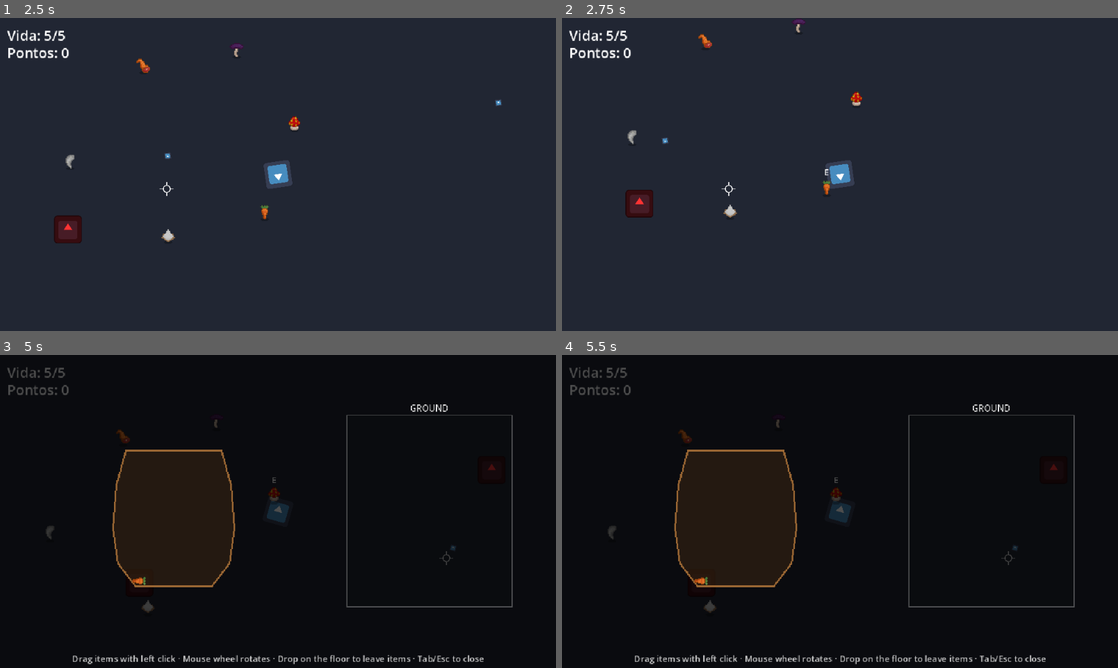
Above: before the commit, frames 1-4 (two rows, left to right).
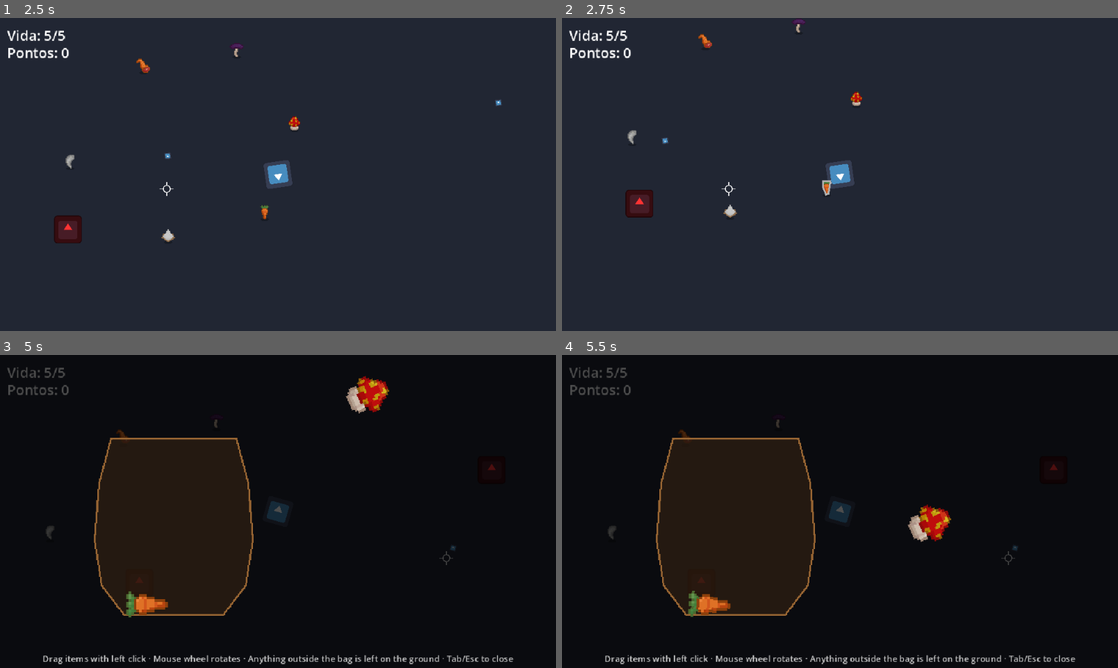
Above: after the commit, the same moments.

Repository: JvCodes76/Gamejam-
Game: Godot game, scene res://ui/main_menu.tscn
The game is run twice, just before and just after one commit, with the same random seed, the same clock (stepped at 60 frames per second) and the same inputs. The engine's default icon, where the game draws it, is replaced by a stand-in: a white triangle on a blue panel in a dark square.
Inputs (mouse positions are in pixels of both pictures, inside the frame that each line leads up to):
- Up to frame 1 (2.5 s): click "Jogar" at 0.5 s; move the mouse to (400, 158) at 1.27 s; hold D (move_right) 1.28-2.03 s; hold E (interact) 1.28-2.03 s; click (400, 158) at 1.42 s; move the mouse to (166, 190) at 2.02 s; hold S (move_down) from 2.03 s (still down); click (166, 190) at 2.1 s
- Up to frame 2 (2.75 s): keep holding S (move_down)
- Up to frame 3 (5 s): move the mouse to (333, 442) at 2.77 s; release S (move_down) at 2.78 s; hold D (move_right) 2.78-3.53 s; hold E (interact) 2.78-3.53 s; click (333, 442) at 2.92 s; move the mouse to (250, 574) at 3.52 s; hold W (move_up) 3.53-4.28 s; click (250, 574) at 3.6 s; move the mouse to (444, 558) at 4.27 s; hold A (move_left) from 4.28 s (still down); hold E (interact) from 4.28 s (still down); click (444, 558) at 4.42 s; tap Tab (inventory) at 4.9 s
- Up to frame 4 (5.5 s): keep holding A (move_left); move the mouse to (673, 464) at 5.02 s; release E (interact) at 5.03 s; click (673, 464) at 5.1 s

Frame 1 is identical in both runs. In frame 2, less than 0.1% of the frame differs, in the area x 46-49%, y 48-57%; in frame 3, 8.6%, in the area x 7-93%, y 6-99%; in frame 4, 8.6%.

Commit message:
Refinamento no sistema de inventário

Diff:
--- a/gamejam+/autoloads/item_manager.gd
+++ b/gamejam+/autoloads/item_manager.gd
@@ -21,6 +21,8 @@
 var inventory_open: bool = false
 var shrink_upgrade_active: bool = false
 var shrink_scale: float = 0.6
+# Escala base dos sprites na tela de inventário (16 px -> 48 px)
+var base_item_scale: float = 3.0
 
 
 func _ready() -> void:
@@ -103,7 +105,7 @@
 
 # Escala atual dos itens (reduzida se o upgrade estiver ativo)
 func current_item_scale() -> float:
-	return shrink_scale if shrink_upgrade_active else 1.0
+	return base_item_scale * (shrink_scale if shrink_upgrade_active else 1.0)
 
 
 # Guarda o item na bolsa se couber facilmente
--- a/gamejam+/inventory/bag.gd
+++ b/gamejam+/inventory/bag.gd
@@ -102,7 +102,7 @@
 	if item.is_scaling:
 		return
 	if to_local(item.global_position).y < BagLayout.MOUTH_RECT.position.y:
-		item.apply_item_scale(1.0, shrink_tween_time)
+		item.apply_item_scale(ItemManager.base_item_scale, shrink_tween_time)
 
 func _on_inside_entered(body: Node2D) -> void:
 	if body is PhysicalItem:
@@ -113,7 +113,7 @@
 		item_left_bag.emit(body as PhysicalItem)
 
 # Instancia um item como filho da bolsa
-func spawn_item(data: ItemData, local_position: Vector2, item_rotation: float = 0.0, item_scale: float = 1.0) -> PhysicalItem:
+func spawn_item(data: ItemData, local_position: Vector2, item_rotation: float = 0.0, item_scale: float = 3.0) -> PhysicalItem:
 	var item: PhysicalItem = item_scene.instantiate() as PhysicalItem
 	item.position = local_position
 	item.rotation = item_rotation
--- a/gamejam+/inventory/bag_layout.gd
+++ b/gamejam+/inventory/bag_layout.gd
@@ -1,14 +1,15 @@
 class_name BagLayout
 extends RefCounted
 
+# Bolsa 1.3x maior (area ~1.7x) para acomodar itens 3x (48 px); boca 92 px
 # Coordenadas locais da bolsa: origem no centro, y para baixo
 const INTERIOR: PackedVector2Array = [
-	Vector2(-55, -80), Vector2(55, -80),
-	Vector2(66, -40), Vector2(70, 10),
-	Vector2(64, 50), Vector2(44, 76),
-	Vector2(-44, 76), Vector2(-64, 50),
-	Vector2(-70, 10), Vector2(-66, -40),
+	Vector2(-72, -104), Vector2(72, -104),
+	Vector2(86, -52), Vector2(91, 13),
+	Vector2(83, 65), Vector2(57, 99),
+	Vector2(-57, 99), Vector2(-83, 65),
+	Vector2(-91, 13), Vector2(-86, -52),
 ]
 # Boca da bolsa no topo
-const MOUTH_RECT: Rect2 = Rect2(-35, -92, 70, 12)
-const WALL_THICKNESS: float = 8.0
+const MOUTH_RECT: Rect2 = Rect2(-46, -120, 92, 16)
+const WALL_THICKNESS: float = 16.0
--- a/gamejam+/inventory/ground_item.gd
+++ b/gamejam+/inventory/ground_item.gd
@@ -3,23 +3,24 @@
 
 @export var bob_height: float = 2.0
 @export var bob_time: float = 0.8
+@export var outline_width_px: float = 2.0
 
 var entry: Dictionary = {}
 
+var _outlines: Array[Line2D] = []
+
 @onready var _sprite: Sprite2D = $Sprite2D
-@onready var _label: Label = $PromptLabel
 
 
 func _ready() -> void:
 	add_to_group("ground_item")
-	_label.visible = false
 	_sprite.texture_filter = CanvasItem.TEXTURE_FILTER_NEAREST
 	var tween: Tween = create_tween().set_loops()
 	tween.tween_property(_sprite, "position:y", -bob_height, bob_time).set_trans(Tween.TRANS_SINE)
 	tween.tween_property(_sprite, "position:y", 0.0, bob_time).set_trans(Tween.TRANS_SINE)
 
 
-## Guarda a entry (mesma referência do ItemManager) e mostra o ícone.
+## Guarda a entry (mesma referência do ItemManager) e mostra o ícone com seu contorno.
 func setup(new_entry: Dictionary) -> void:
 	entry = new_entry
 	position = new_entry["position"]
@@ -28,8 +29,25 @@
 	if item.icon != null:
 		var size: Vector2 = item.icon.get_size()
 		_sprite.scale = Vector2.ONE * minf(1.0, 16.0 / maxf(size.x, size.y))
+		_build_outline(item)
 
 
-## Mostra ou esconde o prompt "E".
+## Mostra ou esconde o contorno na cor da raridade (item ao alcance do player).
 func set_highlighted(value: bool) -> void:
-	_label.visible = value
+	for line: Line2D in _outlines:
+		line.visible = value
+
+
+# Cria um Line2D por polígono do sprite, filho do Sprite2D (acompanha escala e oscilação).
+func _build_outline(item: ItemData) -> void:
+	var color: Color = ItemEnums.RARITY_COLORS.get(item.rarity, Color.WHITE)
+	for polygon: PackedVector2Array in ColliderBuilder.build_polygons(item.icon):
+		var line: Line2D = Line2D.new()
+		line.points = polygon
+		line.closed = true
+		line.default_color = color
+		line.width = outline_width_px / _sprite.scale.x
+		line.joint_mode = Line2D.LINE_JOINT_ROUND
+		line.visible = false
+		_sprite.add_child(line)
+		_outlines.append(line)
--- a/gamejam+/inventory/ground_item.tscn
+++ b/gamejam+/inventory/ground_item.tscn
@@ -12,12 +12,3 @@
 
 [node name="Sprite2D" type="Sprite2D" parent="."]
 texture_filter = 1
-
-[node name="PromptLabel" type="Label" parent="."]
-offset_left = -6.0
-offset_top = -26.0
-offset_right = 6.0
-offset_bottom = -12.0
-theme_override_font_sizes/font_size = 10
-text = "E"
-horizontal_alignment = 1
--- a/gamejam+/inventory/inventory_screen.gd
+++ b/gamejam+/inventory/inventory_screen.gd
@@ -2,12 +2,20 @@
 extends CanvasLayer
 ## Tela do inventário físico: pausa o jogo e mostra a bolsa e o chão.
 
-@export var ground_rect: Rect2 = Rect2(400, 70, 190, 220)
+@export var spawn_area: Rect2 = Rect2(400, 40, 190, 80)
 @export var drop_scatter: float = 24.0
-@export var pending_margin: float = 30.0
+@export var nearby_radius: float = 96.0
+@export var max_nearby_items: int = 12
+@export var spawn_columns: int = 4
+@export var spawn_row_step: float = 50.0
 
 var _prev_mouse_mode: Input.MouseMode = Input.MOUSE_MODE_VISIBLE
 var _open: bool = false
+# Item físico -> posição original no mundo (itens vindos do chão)
+var _origins: Dictionary = {}
+var _spawn_index: int = 0
+var _frozen_scene: Node
+var _prev_scene_mode: Node.ProcessMode = Node.PROCESS_MODE_INHERIT
 
 @onready var _viewport: SubViewport = $ViewportContainer/SubViewport
 @onready var _bag: Bag = $ViewportContainer/SubViewport/Bag
@@ -37,7 +45,7 @@
 	body.collision_layer = 1
 	body.collision_mask = 1
 	var s: Vector2 = Vector2(_viewport.size)
-	var t: float = 50.0
+	var t: float = 48.0
 	var rects: Array[Rect2] = [
 		Rect2(-t, -t, s.x + 2.0 * t, t), Rect2(-t, s.y, s.x + 2.0 * t, t),
 		Rect2(-t, 0, t, s.y), Rect2(s.x, 0, t, s.y),
@@ -60,15 +68,21 @@
 	Input.mouse_mode = Input.MOUSE_MODE_VISIBLE
 	ItemManager.inventory_open = true
 	for entry: Dictionary in ItemManager.bag_entries:
-		_track(_bag.spawn_item(entry["item"], entry["position"], entry.get("rotation", 0.0), entry.get("scale", 1.0)))
+		_track(_bag.spawn_item(entry["item"], entry["position"], entry.get("rotation", 0.0), entry.get("scale", ItemManager.base_item_scale)))
+	_spawn_index = 0
+	_origins.clear()
+	for entry: Dictionary in _nearby_ground_entries():
+		ItemManager.take_from_ground(entry)
+		var gi: PhysicalItem = _spawn_in_area(entry["item"])
+		_origins[gi] = entry["position"]
 	for data: ItemData in ItemManager.pending_items:
-		var pos: Vector2 = ground_rect.position + Vector2(
-			randf_range(pending_margin, ground_rect.size.x - pending_margin),
-			randf_range(pending_margin, ground_rect.size.y - pending_margin))
-		_track(_bag.spawn_item(data, _bag.to_local(_viewport_to_global(pos)), randf() * TAU, ItemManager.current_item_scale()))
+		_spawn_in_area(data)
 	ItemManager.pending_items.clear()
 	visible = true
-	get_tree().paused = true
+	# Não usa get_tree().paused: pausar a árvore também pausa o PhysicsServer2D e congelaria os itens
+	_frozen_scene = get_tree().current_scene
+	_prev_scene_mode = _frozen_scene.process_mode
+	_frozen_scene.process_mode = Node.PROCESS_MODE_DISABLED
 	print("[Inventory] - Aberto (%d na bolsa)" % ItemManager.bag_entries.size())
 
 # Fecha: salva a bolsa e derruba o resto no chão do mundo
@@ -84,18 +98,53 @@
 		if child is PhysicalItem:
 			var item := child as PhysicalItem
 			if not _bag.is_inside(item):
-				var offset := Vector2(randf_range(-drop_scatter, drop_scatter), randf_range(-drop_scatter, drop_scatter))
-				ItemManager.drop_to_ground(item.item_data, origin + offset if player != null else Vector2.ZERO)
+				if _origins.has(item):
+					ItemManager.drop_to_ground(item.item_data, _origins[item])
+				else:
+					var offset := Vector2(randf_range(-drop_scatter, drop_scatter), randf_range(-drop_scatter, drop_scatter))
+					ItemManager.drop_to_ground(item.item_data, origin + offset if player != null else Vector2.ZERO)
 				dropped += 1
 			item.queue_free()
+	_origins.clear()
 	ItemManager.save_bag_layout(kept)
 	_tooltip.clear()
 	visible = false
-	get_tree().paused = false
+	if is_instance_valid(_frozen_scene):
+		_frozen_scene.process_mode = _prev_scene_mode
+	_frozen_scene = null
 	Input.mouse_mode = _prev_mouse_mode
 	ItemManager.inventory_open = false
 	EventBus.inventory_closed.emit()
 	print("[Inventory] - Fechado (%d na bolsa, %d no chão)" % [kept.size(), dropped])
+
+# Entradas do chão dentro do raio do player, as mais próximas primeiro
+func _nearby_ground_entries() -> Array[Dictionary]:
+	var out: Array[Dictionary] = []
+	var player: Node2D = get_tree().get_first_node_in_group("player") as Node2D
+	if player == null:
+		return out
+	for entry: Dictionary in ItemManager.ground_entries:
+		if player.global_position.distance_to(entry["position"]) <= nearby_radius:
+			out.append(entry)
+	out.sort_custom(func(x: Dictionary, y: Dictionary) -> bool:
+		return player.global_position.distance_squared_to(x["position"]) < player.global_position.distance_squared_to(y["position"]))
+	if out.size() > max_nearby_items:
+		out.resize(max_nearby_items)
+	print("[Inventory] - %d itens do chão por perto" % out.size())
+	return out
+
+# Spawna um item na spawn_area, escalonado em grade para não sobrepor
+func _spawn_in_area(data: ItemData) -> PhysicalItem:
+	var cols: int = maxi(spawn_columns, 1)
+	var col: int = _spawn_index % cols
+	var row: int = _spawn_index / cols
+	_spawn_index += 1
+	var pos: Vector2 = spawn_area.position + Vector2(
+		(float(col) + 0.5) * spawn_area.size.x / float(cols),
+		float(row) * spawn_row_step + randf_range(0.0, 6.0))
+	var item: PhysicalItem = _bag.spawn_item(data, _bag.to_local(_viewport_to_global(pos)), randf() * TAU, ItemManager.current_item_scale())
+	_track(item)
+	return item
 
 func _track(item: PhysicalItem) -> void:
 	_tooltip.watch(item)
--- a/gamejam+/inventory/inventory_screen.tscn
+++ b/gamejam+/inventory/inventory_screen.tscn
@@ -30,31 +30,8 @@
 size = Vector2i(640, 360)
 render_target_update_mode = 4
 
-[node name="Ground" type="ColorRect" parent="ViewportContainer/SubViewport"]
-offset_left = 400.0
-offset_top = 70.0
-offset_right = 590.0
-offset_bottom = 290.0
-mouse_filter = 2
-color = Color(1, 1, 1, 0.08)
-
-[node name="Outline" type="Line2D" parent="ViewportContainer/SubViewport/Ground"]
-points = PackedVector2Array(0, 0, 190, 0, 190, 220, 0, 220)
-closed = true
-width = 1.0
-default_color = Color(0.8, 0.8, 0.8, 0.6)
-
-[node name="GroundLabel" type="Label" parent="ViewportContainer/SubViewport/Ground"]
-layout_mode = 0
-offset_top = -16.0
-offset_right = 190.0
-offset_bottom = 0.0
-theme_override_font_sizes/font_size = 10
-text = "GROUND"
-horizontal_alignment = 1
-
 [node name="Bag" parent="ViewportContainer/SubViewport" instance=ExtResource("2")]
-position = Vector2(200, 190)
+position = Vector2(200, 200)
 
 [node name="HelpLabel" type="Label" parent="."]
 anchors_preset = 12
@@ -65,7 +42,7 @@
 mouse_filter = 2
 theme_override_colors/font_color = Color(0.8, 0.8, 0.8, 1)
 theme_override_font_sizes/font_size = 10
-text = "Drag items with left click · Mouse wheel rotates · Drop on the floor to leave items · Tab/Esc to close"
+text = "Drag items with left click · Mouse wheel rotates · Anything outside the bag is left on the ground · Tab/Esc to close"
 horizontal_alignment = 1
 
 [node name="ItemTooltip" parent="." instance=ExtResource("3")]
--- a/gamejam+/inventory/item_tooltip.gd
+++ b/gamejam+/inventory/item_tooltip.gd
@@ -3,12 +3,6 @@
 
 @export var mouse_offset: Vector2 = Vector2(14, 14)
 @export var screen_margin: float = 4.0
-@export var rarity_colors: Dictionary[ItemEnums.Rarity, Color] = {
-	ItemEnums.Rarity.BASIC: Color(0.7, 0.7, 0.7),
-	ItemEnums.Rarity.INTERMEDIATE: Color(0.4, 0.85, 0.4),
-	ItemEnums.Rarity.ADVANCED: Color(0.4, 0.6, 1.0),
-	ItemEnums.Rarity.LEGENDARY: Color(1.0, 0.8, 0.2),
-}
 
 const RARITY_NAMES: Dictionary = {
 	ItemEnums.Rarity.BASIC: "Basic",
@@ -36,7 +30,7 @@
 
 @onready var _name_label: Label = $VBox/NameLabel
 @onready var _rarity_label: Label = $VBox/RarityLabel
-@onready var _aspects_label: Label = $VBox/AspectsLabel
+@onready var _aspects_label: RichTextLabel = $VBox/AspectsLabel
 @onready var _effects_label: Label = $VBox/EffectsLabel
 @onready var _desc_label: Label = $VBox/DescLabel
 
@@ -90,14 +84,14 @@
 func _fill(data: ItemData) -> void:
 	_name_label.text = data.display_name if data.display_name != "" else str(data.id)
 	_rarity_label.text = RARITY_NAMES.get(data.rarity, "")
-	_rarity_label.add_theme_color_override("font_color", rarity_colors.get(data.rarity, Color.WHITE))
+	_rarity_label.add_theme_color_override("font_color", ItemEnums.RARITY_COLORS.get(data.rarity, Color.WHITE))
 	_aspects_label.text = _aspects_text(data)
 	_effects_label.text = _effects_text(data)
 	_effects_label.visible = _effects_label.text != ""
 	_desc_label.text = data.description
 	_desc_label.visible = data.description.strip_edges() != ""
 
-# Agrupa aspectos repetidos: "Animal x2, Plant"
+# Agrupa aspectos repetidos, cada um na sua cor (BBCode): "Animal x2, Plant"
 func _aspects_text(data: ItemData) -> String:
 	var counts: Dictionary = {}
 	for a: ItemEnums.Aspect in data.aspects:
@@ -105,7 +99,9 @@
 	var parts: PackedStringArray = []
 	for a: ItemEnums.Aspect in counts:
 		var n: int = counts[a]
-		parts.append(ASPECT_NAMES.get(a, "?") + (" x%d" % n if n > 1 else ""))
+		var text: String = ASPECT_NAMES.get(a, "?") + (" x%d" % n if n > 1 else "")
+		var color: Color = ItemEnums.ASPECT_COLORS.get(a, Color.WHITE)
+		parts.append("[color=#%s]%s[/color]" % [color.to_html(false), text])
 	return ", ".join(parts)
 
 # Uma linha por efeito; magnitude diferente de 1 vira "xN"
--- a/gamejam+/inventory/item_tooltip.tscn
+++ b/gamejam+/inventory/item_tooltip.tscn
@@ -19,9 +19,12 @@
 layout_mode = 2
 theme_override_font_sizes/font_size = 10
 
-[node name="AspectsLabel" type="Label" parent="VBox"]
+[node name="AspectsLabel" type="RichTextLabel" parent="VBox"]
 layout_mode = 2
-theme_override_font_sizes/font_size = 10
+theme_override_font_sizes/normal_font_size = 10
+bbcode_enabled = true
+fit_content = true
+scroll_active = false
 
 [node name="EffectsLabel" type="Label" parent="VBox"]
 layout_mode = 2
--- a/gamejam+/inventory/physical_item.gd
+++ b/gamejam+/inventory/physical_item.gd
@@ -7,9 +7,12 @@
 signal released(item: PhysicalItem)
 
 @export var follow_strength: float = 20.0
-@export var max_grab_speed: float = 900.0
-@export var rest_linear_damp: float = 8.0
-@export var rest_angular_damp: float = 8.0
+@export var max_grab_speed: float = 450.0
+@export var rest_linear_damp: float = 0.4
+@export var rest_angular_damp: float = 2.0
+@export var gravity_scale_resting: float = 1.0
+@export var rest_friction: float = 0.8
+@export var rest_bounce: float = 0.1
 @export var rotate_step_degrees: float = 45.0
 @export var polygon_epsilon: float = 1.0
 
@@ -17,7 +20,7 @@
 static var current_grabbed: PhysicalItem = null
 
 var item_data: ItemData
-var item_scale: float = 1.0
+var item_scale: float = 3.0
 
 var is_hovered: bool = false
 var is_grabbed: bool = false
@@ -34,7 +37,13 @@
 	process_mode = Node.PROCESS_MODE_ALWAYS
 	collision_layer = 1
 	collision_mask = 1
-	gravity_scale = 0.0
+	gravity_scale = gravity_scale_resting
+	can_sleep = true
+	continuous_cd = RigidBody2D.CCD_MODE_CAST_SHAPE
+	var mat := PhysicsMaterial.new()
+	mat.friction = rest_friction
+	mat.bounce = rest_bounce
+	physics_material_override = mat
 	lock_rotation = false
 	linear_damp_mode = RigidBody2D.DAMP_MODE_REPLACE
 	angular_damp_mode = RigidBody2D.DAMP_MODE_REPLACE
@@ -42,7 +51,7 @@
 	angular_damp = rest_angular_damp
 
 # Configura sprite e colliders a partir do ItemData
-func setup(data: ItemData, new_scale: float = 1.0) -> void:
+func setup(data: ItemData, new_scale: float = 3.0) -> void:
 	item_data = data
 	item_scale = new_scale
 	if _sprite == null:
@@ -118,7 +127,7 @@
 func _physics_process(_delta: float) -> void:
 	_update_hover()
 	if is_grabbed:
-		var to_mouse: Vector2 = get_global_mouse_position() - global_position
+		var to_mouse: Vector2 = _clamped_mouse() - global_position
 		linear_velocity = (to_mouse * follow_strength).limit_length(max_grab_speed)
 		angular_velocity = 0.0
 
@@ -128,6 +137,12 @@
 		_has_pending_rotation = false
 	if is_grabbed:
 		state.angular_velocity = 0.0
+
+# Posição do mouse limitada ao retângulo do viewport (item nunca é puxado para fora)
+func _clamped_mouse() -> Vector2:
+	var rect: Rect2 = get_viewport().get_visible_rect()
+	var m: Vector2 = get_global_mouse_position()
+	return Vector2(clampf(m.x, rect.position.x, rect.end.x), clampf(m.y, rect.position.y, rect.end.y))
 
 # Atualiza estado de hover (apenas se ninguém está segurando outro item)
 func _update_hover() -> void:
@@ -144,6 +159,8 @@
 func _grab() -> void:
 	is_grabbed = true
 	current_grabbed = self
+	gravity_scale = 0.0
+	sleeping = false
 	linear_damp = 0.0
 	angular_damp = 0.0
 	grabbed.emit(self)
@@ -153,6 +170,7 @@
 	is_grabbed = false
 	if current_grabbed == self:
 		current_grabbed = null
+	gravity_scale = gravity_scale_resting
 	linear_damp = rest_linear_damp
 	angular_damp = rest_angular_damp
 	released.emit(self)
--- a/gamejam+/items/item_enums.gd
+++ b/gamejam+/items/item_enums.gd
@@ -5,3 +5,20 @@
 enum Aspect { PLANT, POISON, EARTH, ROCK, ANIMAL }
 # Raridade dos itens
 enum Rarity { BASIC, INTERMEDIATE, ADVANCED, LEGENDARY }
+
+# Cores de raridade (cinza, verde, azul, dourado)
+const RARITY_COLORS: Dictionary = {
+	Rarity.BASIC: Color(0.7, 0.7, 0.7),
+	Rarity.INTERMEDIATE: Color(0.4, 0.85, 0.4),
+	Rarity.ADVANCED: Color(0.4, 0.6, 1.0),
+	Rarity.LEGENDARY: Color(1.0, 0.8, 0.2),
+}
+
+# Cores de aspecto: matizes distintos entre si e das cores de raridade
+const ASPECT_COLORS: Dictionary = {
+	Aspect.PLANT: Color(0.1, 0.75, 0.65),
+	Aspect.POISON: Color(0.72, 0.35, 0.95),
+	Aspect.EARTH: Color(0.5, 0.3, 0.15),
+	Aspect.ROCK: Color(0.92, 0.45, 0.72),
+	Aspect.ANIMAL: Color(0.92, 0.28, 0.28),
+}
